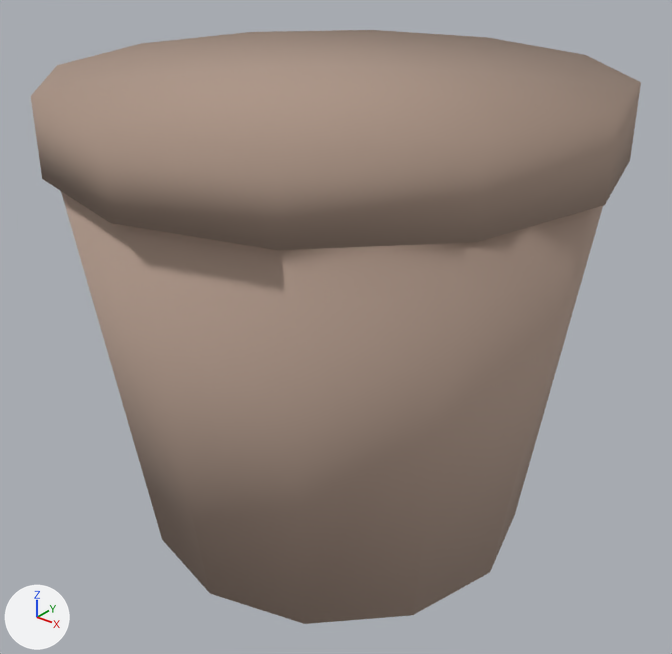
An edit to the glTF model assets/models/pot.glb, drawn before and after from the same camera.
One viewpoint serves both versions: a 50 mm lens placed at (0.544, -0.68, 0.638), pointed at (0.005, -0.007, 0.221). Arrows for +X, +Y and +Z are at lower left; the lights stay in place. The picture after the commit comes second.

Names of what the first picture shows: 'geometry_0'.
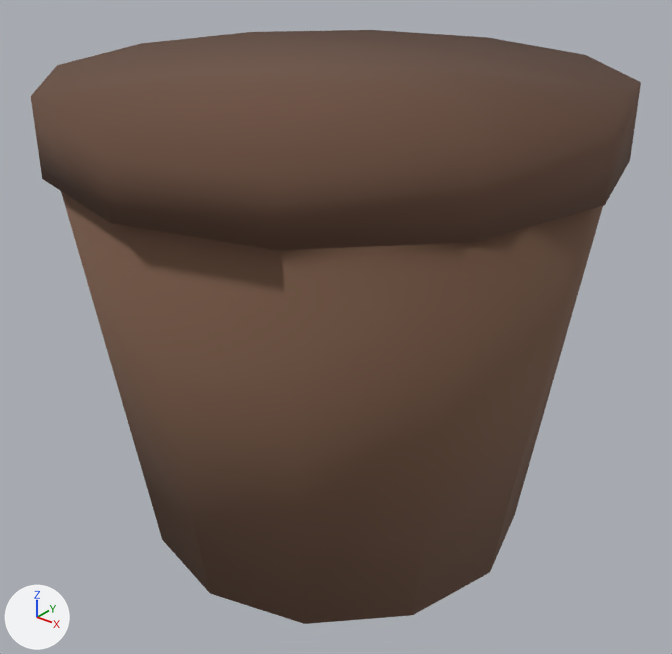
What differs and where, as boxes (x1, y1, x2, y2) in the pictures (672 x 654 px):
part 1 of me_geometry_0, recoloured (beige to brown)
    both: (31, 30, 641, 624)

The change, as a diff of the scene's bpy script:
```diff
--- a/assets/models/pot.glb.py
+++ b/assets/models/pot.glb.py
@@ me_geometry_0 @@
 me_geometry_0.from_pydata(...)  # 78 vertices, 144 faces; spans x -0.27..0.27, y -0.27..0.27, z 0.0..0.475
 # used by ob_geometry_0; location = (0.0, 0.0, 0.0)
+# me_geometry_0 part 1: 144 faces centred in x -0.258..0.258, y -0.258..0.258, z 0.0..0.475 are repainted in the vertex colours; the middle colour goes from beige #b8a091 to brown #795a47
 me_geometry_0.materials.append(mat_vc_mat)
```
